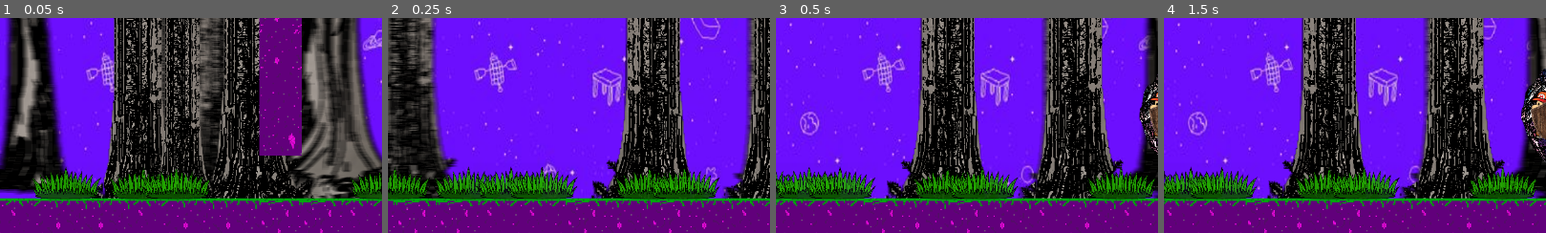
Above: before the commit, frames 1-4 (left to right).
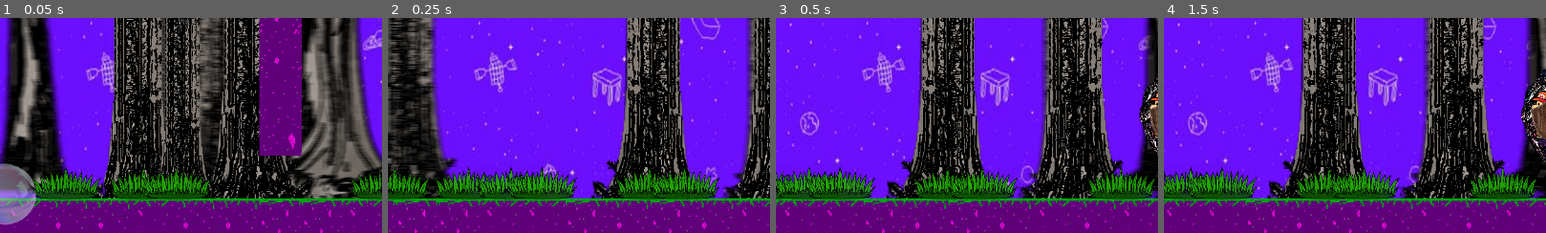
Above: after the commit, the same moments.

Repository: Jontaybr24/ShardsOfEikyo
Game: Godot game, scene res://Scenes/Levels/arena.tscn
Same seed, same stepped clock (60 frames per second), same inputs: the game is played once before the commit and once after it. Sound files missing from this copy of the repository are replaced by a short silence.
Inputs:
- Up to frame 1 (0.05 s): no input
- Up to frame 2 (0.25 s): no input
- Up to frame 3 (0.5 s): no input
- Up to frame 4 (1.5 s): tap Enter (confirm) at 0.5 s; hold Shift (dash) 0.53-1.28 s; hold Right (right) from 0.53 s (still down); tap Space (jump) at 0.77 s; tap A (attack) at 1.35 s
The pictures show only the part of the screen within x 0-50%, y 38-88%; the shares and areas given below are measured in that part.

The runs differ from the first frame. In frame 1, 2.2% of the frame differs, in the area x 0-10%, y 67-97%; in frame 2, nothing differs; in frame 3, nothing differs; in frame 4, nothing differs.
Error before the commit: Invalid access to property or key 'ELEMENTS' on a base object of type 'Nil'. (res://Scripts/naiko.gd:18)
Error after the commit: Parse Error: Class "SpawnPoint" hides a global script class. (res://Scripts/spawn_point.gd:2)

Commit message:
Pulled dash code out to a separate 'ability' scene

Diff:
--- a/Scenes/Collectables/ability.tscn
+++ b/Scenes/Abilities/ability.tscn
@@ -1,6 +1,6 @@
 [gd_scene format=3 uid="uid://oip84gu8i2mh"]
 
-[ext_resource type="Script" uid="uid://bk84emqiovylt" path="res://Scripts/Entities/ability.gd" id="1_bw04c"]
+[ext_resource type="Script" uid="uid://bk84emqiovylt" path="res://Scripts/Abilities/ability.gd" id="1_bw04c"]
 [ext_resource type="Shader" uid="uid://r2imtd7nb3kh" path="res://Shaders/transparent.gdshader" id="2_5w4nr"]
 [ext_resource type="Texture2D" uid="uid://2ehh2vnqxs7g" path="res://Temp Assets/shield.png" id="3_5w4nr"]
 
--- /dev/null
+++ b/Scenes/Abilities/dash.tscn
@@ -0,0 +1,12 @@
+[gd_scene format=3 uid="uid://b1y8wp755tbud"]
+
+[ext_resource type="PackedScene" uid="uid://oip84gu8i2mh" path="res://Scenes/Abilities/ability.tscn" id="1_5qpcw"]
+[ext_resource type="Script" uid="uid://cxm8p7vm2upa5" path="res://Scripts/Abilities/dash.gd" id="2_72560"]
+[ext_resource type="Script" uid="uid://d3cbrly0lyegl" path="res://Scripts/States/Player/PlayerDash.gd" id="2_qlp1g"]
+
+[node name="Dash" unique_id=425630561 instance=ExtResource("1_5qpcw")]
+script = ExtResource("2_72560")
+
+[node name="Dash" type="Node" parent="." index="2" unique_id=38814275]
+script = ExtResource("2_qlp1g")
+metadata/_custom_type_script = "uid://obcp2xcvn4mx"
--- a/Scenes/Combat/arena_manager.tscn
+++ b/Scenes/Combat/arena_manager.tscn
@@ -1,6 +1,6 @@
 [gd_scene format=3 uid="uid://donihll3sqbew"]
 
-[ext_resource type="Script" uid="uid://pvst3veyh8jw" path="res://arena.gd" id="1_hs6uq"]
+[ext_resource type="Script" uid="uid://pvst3veyh8jw" path="res://Scripts/arena.gd" id="1_hs6uq"]
 
 [node name="Arena" type="Node2D" unique_id=470479308]
 script = ExtResource("1_hs6uq")
--- a/Scenes/Levels/play_area.tscn
+++ b/Scenes/Levels/play_area.tscn
@@ -20,7 +20,7 @@
 [ext_resource type="PackedScene" uid="uid://bd53ynllc0vex" path="res://Scenes/Enemies/quick_inkling.tscn" id="20_x8neq"]
 [ext_resource type="PackedScene" uid="uid://dt2ly7hup1bs7" path="res://Scenes/World Items/vine.tscn" id="21_x8neq"]
 [ext_resource type="PackedScene" uid="uid://c54walp1wq66d" path="res://Scenes/Enemies/shooter.tscn" id="22_tyvsw"]
-[ext_resource type="PackedScene" uid="uid://oip84gu8i2mh" path="res://Scenes/Collectables/ability.tscn" id="22_yj43f"]
+[ext_resource type="PackedScene" uid="uid://oip84gu8i2mh" path="res://Scenes/Abilities/ability.tscn" id="22_yj43f"]
 [ext_resource type="PackedScene" uid="uid://jhs1sabjo6mp" path="res://Scenes/World Items/grass.tscn" id="23_hjuiu"]
 [ext_resource type="Texture2D" uid="uid://dvbl4snskov8h" path="res://Temp Assets/wood_shield.png" id="23_v5exg"]
 [ext_resource type="PackedScene" uid="uid://bi3luf7y5ub1p" path="res://Scenes/World Items/Tree_of_life.tscn" id="23_yj43f"]
--- a/Scenes/naiko.tscn
+++ b/Scenes/naiko.tscn
@@ -17,6 +17,7 @@
 [ext_resource type="Texture2D" uid="uid://q0ddc2f61u1k" path="res://Temp Assets/shard.png" id="6_rasi5"]
 [ext_resource type="Script" uid="uid://b6ige6s3rhrpe" path="res://Scripts/Attacks/shard.gd" id="7_05orf"]
 [ext_resource type="Script" uid="uid://djm45qu8y40qy" path="res://Scripts/States/state_machine.gd" id="9_54scy"]
+[ext_resource type="PackedScene" uid="uid://b1y8wp755tbud" path="res://Scenes/Abilities/dash.tscn" id="9_xbi4e"]
 [ext_resource type="Texture2D" uid="uid://dvbl4snskov8h" path="res://Temp Assets/wood_shield.png" id="10_a10wq"]
 [ext_resource type="Script" uid="uid://ct8hs7st5lo8i" path="res://Scripts/States/Player/PlayerInput.gd" id="10_mq2ws"]
 [ext_resource type="Script" uid="uid://ck6m3blj8q6qn" path="res://Scripts/States/Player/PlayerAttack.gd" id="11_hv8fm"]
@@ -294,7 +295,7 @@
 "duration": 1.0,
 "texture": SubResource("AtlasTexture_rkwv3")
 }],
-"loop": true,
+"loop": 1,
 "name": &"Block",
 "speed": 5.0
 }, {
@@ -302,7 +303,7 @@
 "duration": 1.0,
 "texture": SubResource("AtlasTexture_5x47v")
 }],
-"loop": true,
+"loop": 1,
 "name": &"Idle",
 "speed": 5.0
 }, {
@@ -493,7 +494,7 @@
 "duration": 1.0,
 "texture": SubResource("AtlasTexture_awxvu")
 }],
-"loop": true,
+"loop": 1,
 "name": &"Walk",
 "speed": 60.0
 }]
@@ -540,6 +541,10 @@
 position = Vector2(0, 4.5)
 shape = SubResource("RectangleShape2D_djy6i")
 
+[node name="Abilities" type="Node" parent="." unique_id=1588347626]
+
+[node name="Dash" parent="Abilities" unique_id=425630561 instance=ExtResource("9_xbi4e")]
+
 [node name="Attacks" type="Node2D" parent="." unique_id=1425637163]
 
 [node name="Attack" parent="Attacks" unique_id=1342017586 node_paths=PackedStringArray("parent") instance=ExtResource("3_6xrbi")]
--- a/Scenes/spawn_point.tscn
+++ b/Scenes/spawn_point.tscn
@@ -1,6 +1,6 @@
 [gd_scene format=3 uid="uid://cvs3b2k8lut58"]
 
-[ext_resource type="Script" uid="uid://cujnumdalk8su" path="res://spawn_point.gd" id="1_p0wmp"]
+[ext_resource type="Script" uid="uid://cujnumdalk8su" path="res://Scripts/spawn_point.gd" id="1_p0wmp"]
 [ext_resource type="Script" uid="uid://cat0iw4j2q2gc" path="res://Scripts/Entities/spawn_data.gd" id="2_udxm3"]
 [ext_resource type="PackedScene" uid="uid://b3jkcmkg7ln00" path="res://Scenes/Enemies/enemy.tscn" id="3_xc5ke"]
 [ext_resource type="PackedScene" uid="uid://c54walp1wq66d" path="res://Scenes/Enemies/shooter.tscn" id="4_nptss"]
--- a/Scripts/Entities/ability.gd
+++ b/Scripts/Abilities/ability.gd
@@ -1,23 +1,36 @@
 extends Area2D
+class_name Ability
 
 @export var ability_name: String
 @export_multiline var description: String
 @onready var collision_shape_2d: CollisionShape2D = $CollisionShape2D
 
+
+var player : Player
 var data = {}
+var unlocked = false
 
 func _ready():
 	data = {
 	"name": ability_name,
 	"description": description
 	}
+	player = get_tree().get_first_node_in_group("Player")
 
+# If the ability requires a listener or other conditions to activate the ability
+func Update(delta):
+	pass
+
+# What the ability does
 func activate():
-	visible = true
+	pass
+
+func activate_interaction():
+	show()
 	collision_shape_2d.disabled = false
 
-func deactivate():
-	visible = false
+func deactivate_interaction():
+	hide()
 	collision_shape_2d.disabled = true
 
 func set_data(meta_data):
--- /dev/null
+++ b/Scripts/Abilities/dash.gd
@@ -0,0 +1,18 @@
+extends Ability
+
+
+func Update(delta):
+	if player.data.Dash:
+		if Input.is_action_just_pressed('dash') and player.dash_timer < 0:
+			player.state_machine.on_child_transition(player.state_machine.current_state, "dash")
+			print("using new dash")
+		if Input.is_action_pressed("dash") and player.is_on_floor():
+				player.current_states.append(player.CONDITIONS.SPRINTING)
+		if Input.is_action_just_released("dash"):
+			player.current_states.erase(player.CONDITIONS.SPRINTING)
+
+	if Input.is_action_just_released("dash"):
+		player.current_states.erase(player.CONDITIONS.SPRINTING)
+
+	if player.CONDITIONS.SPRINTING in player.current_states and not Input.is_action_pressed("dash"):
+		player.current_states.erase(player.CONDITIONS.SPRINTING)
--- a/Scripts/States/Player/PlayerInput.gd
+++ b/Scripts/States/Player/PlayerInput.gd
@@ -23,6 +23,9 @@
 
 	if interaction_timer > 0:
 		interaction_timer -= delta
+
+	for ability in player.abilities.get_children():
+		ability.Update(delta)
 
 	if Input.is_action_just_pressed("jump") and player.is_on_floor() and player.interactables.size() == 0:
 		player.jump(1.15 if player.CONDITIONS.SPRINTING in player.current_states else 1)
@@ -102,20 +105,6 @@
 	if not player.charged and Input.is_action_pressed('attack'):
 		player.time_since_charge += delta
 
-	if player.data.Dash:
-		if Input.is_action_just_pressed('dash') and player.dash_timer < 0:
-			Transitioned.emit(self, "dash")
-		if Input.is_action_pressed("dash") and player.is_on_floor():
-				player.current_states.append(player.CONDITIONS.SPRINTING)
-		if Input.is_action_just_released("dash"):
-			player.current_states.erase(player.CONDITIONS.SPRINTING)
-
-	if Input.is_action_just_released("dash"):
-		player.current_states.erase(player.CONDITIONS.SPRINTING)
-
-	if player.CONDITIONS.SPRINTING in player.current_states and not Input.is_action_pressed("dash"):
-		player.current_states.erase(player.CONDITIONS.SPRINTING)
-
 	if Input.is_action_just_pressed('heal') and player.current_ink < player.data.max_ink:
 		Transitioned.emit(self, "heal")
 
--- /dev/null
+++ b/Scripts/arena.gd
@@ -0,0 +1,16 @@
+extends Node2D
+
+var spawnpoints : Array[SpawnPoint]
+@export var wave_count = 5
+@export var spawn_count = 30
+var spawn_limit = 5
+var spawn_timer = 5
+
+func _ready():
+	for child in get_children():
+		if child is SpawnPoint:
+			spawnpoints.append(child)
+	random_spawn()
+
+func random_spawn():
+	spawnpoints.pick_random().spawn()
--- a/Scripts/naiko.gd
+++ b/Scripts/naiko.gd
@@ -38,6 +38,7 @@
 @onready var audio_in: AudioStreamPlayer2D = $AudioIn
 @onready var audio_out: AudioStreamPlayer2D = $AudioOut
 @onready var sprite: AnimatedSprite2D = $AnimatedSprite2D
+@onready var abilities: Node = $Abilities
 
 @export_group("Overides")
 @export var unlock_abilities = false
--- /dev/null
+++ b/Scripts/spawn_point.gd
@@ -0,0 +1,23 @@
+extends Node2D
+class_name SpawnPoint
+
+@export var spawn_list : Array[SpawnData]
+@export var spawn_timer = 1
+@export var spawncount = 5
+
+var timer = 0
+
+
+func _process(delta: float) -> void:
+	if timer > 0:
+		timer -= delta
+
+func spawn(wait = true):
+	if wait:
+		await get_tree().create_timer(spawn_timer).timeout
+	var enemy = spawn_list.pick_random()
+	var new_spawn = enemy.scene.instantiate()
+	add_child(new_spawn)
+	new_spawn.global_position = global_position
+	new_spawn.died.connect(spawn)
+	spawncount -= 1
